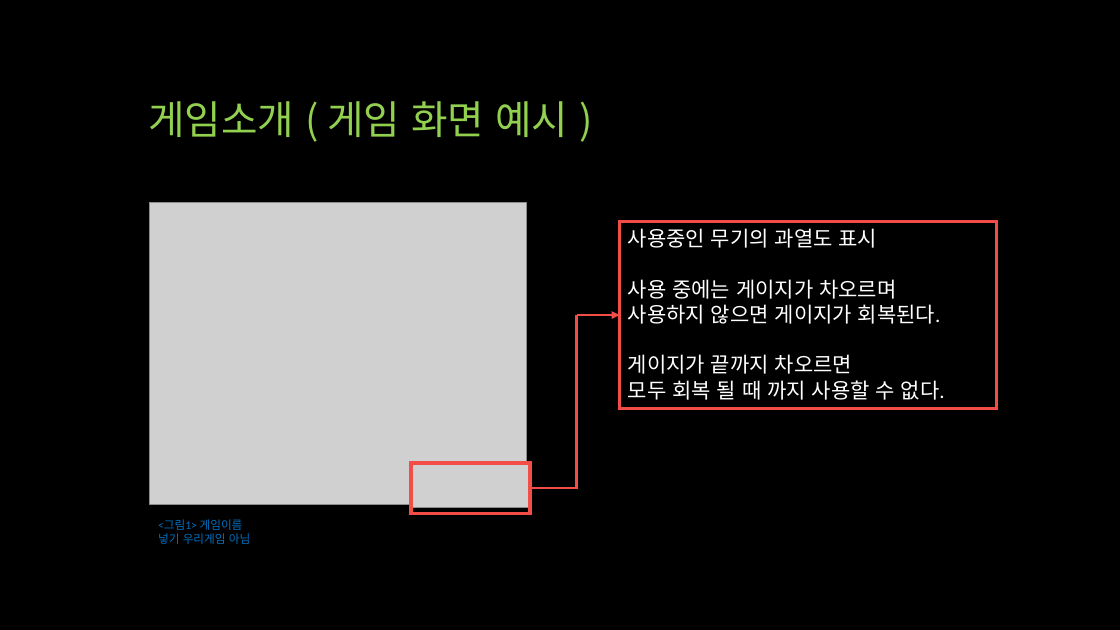
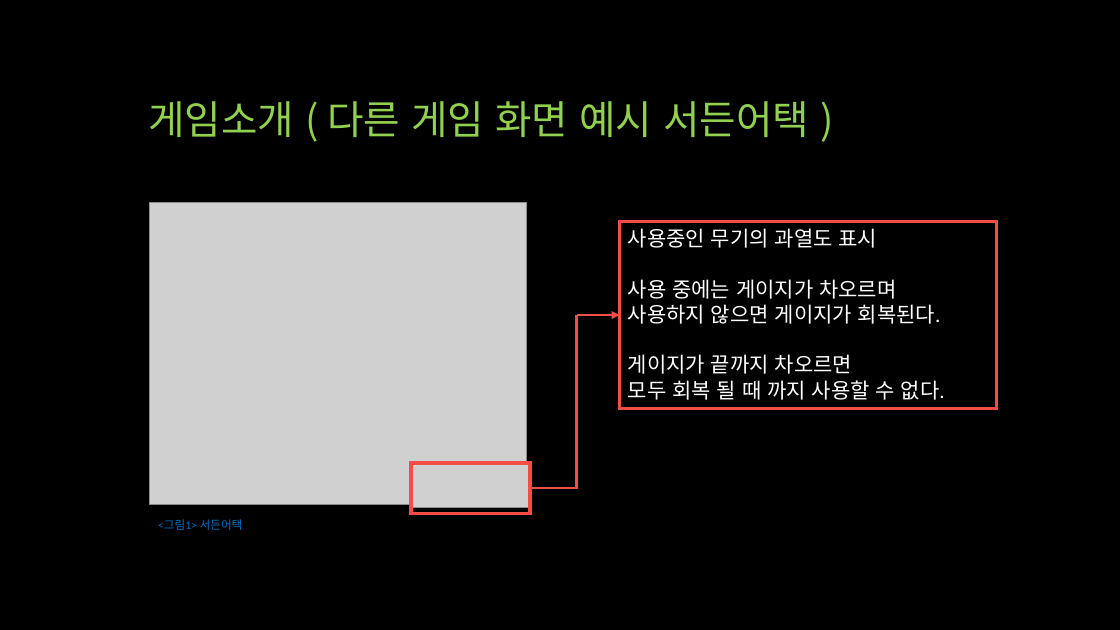
Before and after one commit to qwert830/SP, a slide deck: slide 8 of 기획/UTB (Unknown Team Battle).pptx (slide 5 before the commit). Drawn at 1120x630 pixels with LibreOffice and Linux fonts; fonts in the diff are those of the drawing; grey boxes stand for pictures. Boxes give left, top, right and bottom in pixels: in the first picture for what was removed or moved away, otherwise in the second. Text is boxed around its words. In the diff, an @@ line names an element or a change of style, - is before the commit and + after.

```diff
--- a/기획/UTB (Unknown Team Battle).pptx
+++ b/기획/UTB (Unknown Team Battle).pptx
@@ title at [148,101,809,137]: text changed @@
-게임소개 ( 게임 화면 예시 )
+게임소개 ( 다른 게임 화면 예시 서든어택 )
@@ text at [158,519,243,530]: text changed @@
-<그림1> 게임이름 넣기 우리게임 아님
+<그림1> 서든어택
```
Also in this commit, not shown: 5 other slides changed, 3 slides added, 2 slides removed, 36 other files.
